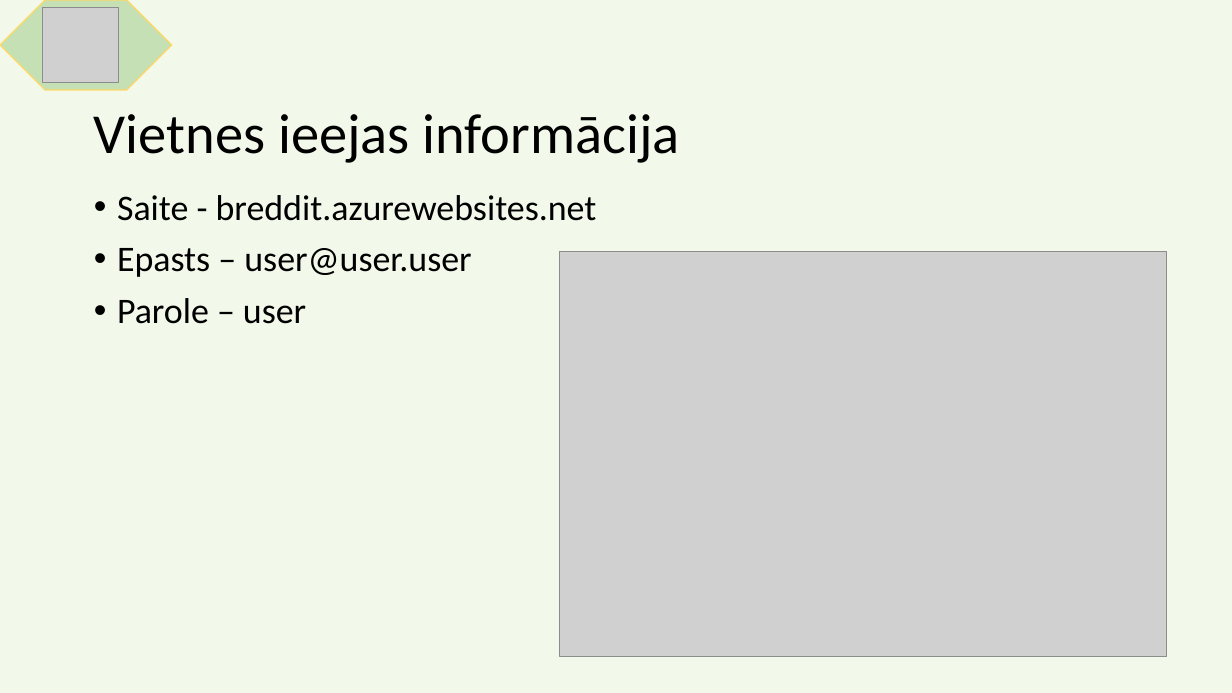
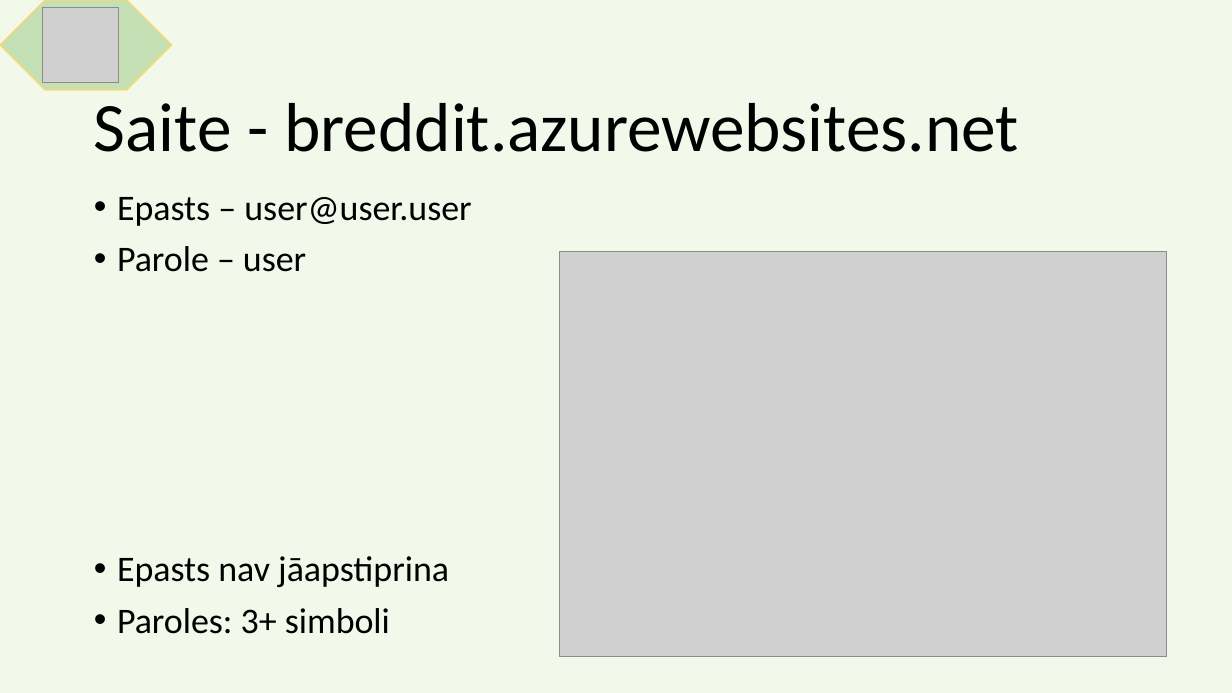
Before and after one commit to rvt-prog-kval-22/D42-MikelisBernsons-SocialTikls, a slide deck: slide 9 of Documentation/D42_Bernsons_Final.pptx. Drawn at 1232x693 pixels with LibreOffice and Linux fonts; fonts in the diff are those of the drawing; grey boxes stand for pictures. Boxes give left, top, right and bottom in pixels: in the first picture for what was removed or moved away, otherwise in the second. Text is boxed around its words. In the diff, an @@ line names an element or a change of style, - is before the commit and + after.

```diff
--- a/Documentation/D42_Bernsons_Final.pptx
+++ b/Documentation/D42_Bernsons_Final.pptx
@@ title at <box>94,103,1019,152</box>: text changed; size 44 to 54 pt @@
-Vietnes ieejas informācija
+Saite - breddit.azurewebsites.net
@@ text at <box>117,195,597,221</box>: paragraph removed @@
-• Saite - breddit.azurewebsites.net
@@ text at <box>117,556,449,634</box>: paragraphs added @@
+• Epasts nav jāapstiprina
+• Paroles: 3+ simboli
```
Also in this commit, not shown: 2 other slides changed, 1 other file.
